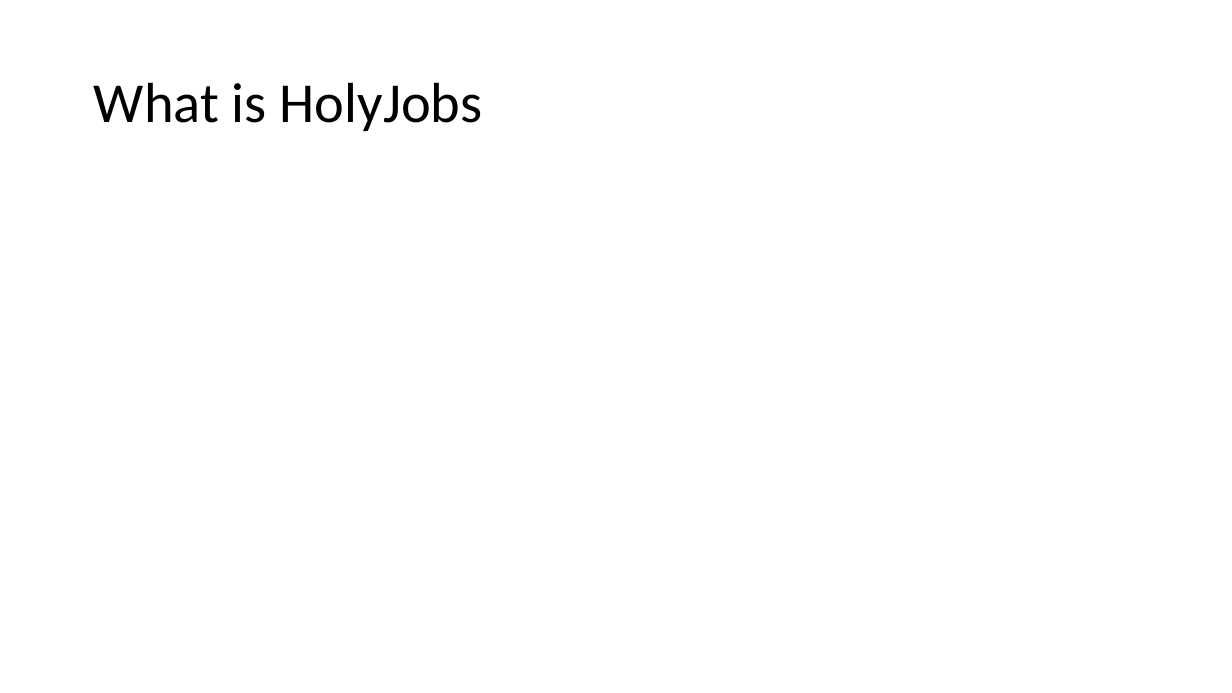
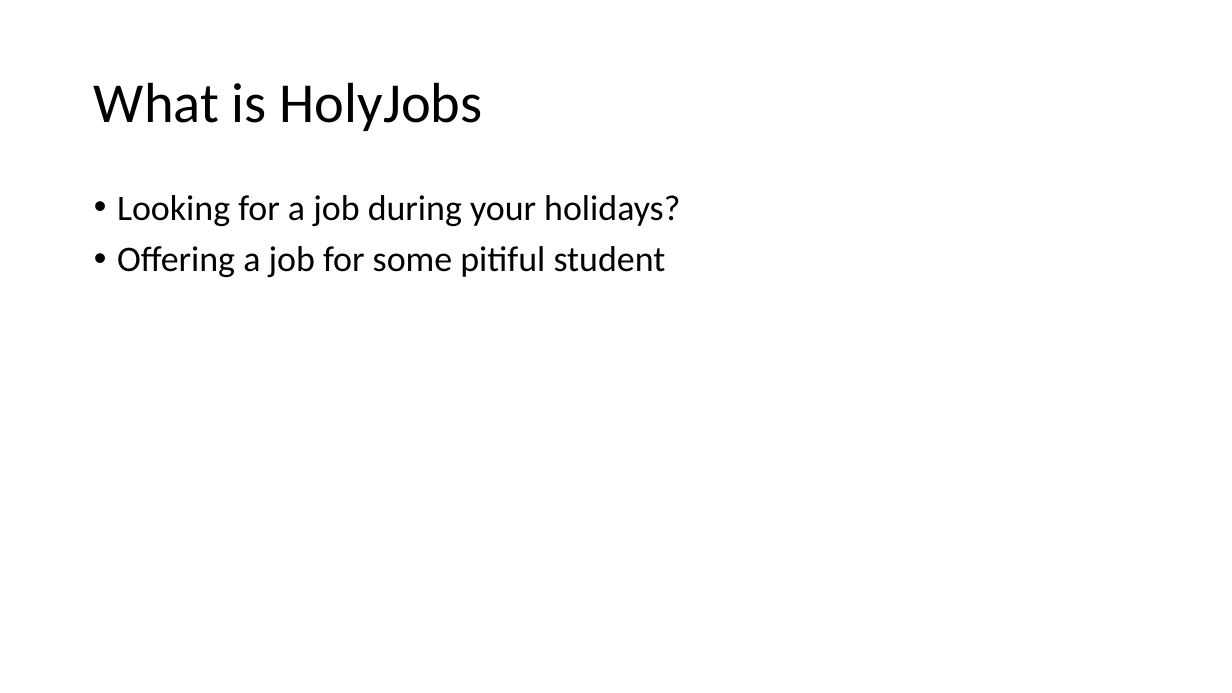
Before and after one commit to joke1196/HolyJobs, a slide deck: slide 3 of HolyJobs.pptx. Drawn at 1232x693 pixels with LibreOffice and Linux fonts; fonts in the diff are those of the drawing. Boxes give left, top, right and bottom in pixels: in the first picture for what was removed or moved away, otherwise in the second. Text is boxed around its words. In the diff, an @@ line names an element or a change of style, - is before the commit and + after.

```diff
--- a/HolyJobs.pptx
+++ b/HolyJobs.pptx
@@ text added at <box>117,195,680,277</box>, 28 pt, text #000000 @@
+• Looking for a job during your holidays?
+• Offering a job for some pitiful student
```
Also in this commit, not shown: 1 other slide changed, 3 slides added, 2 slides removed.
